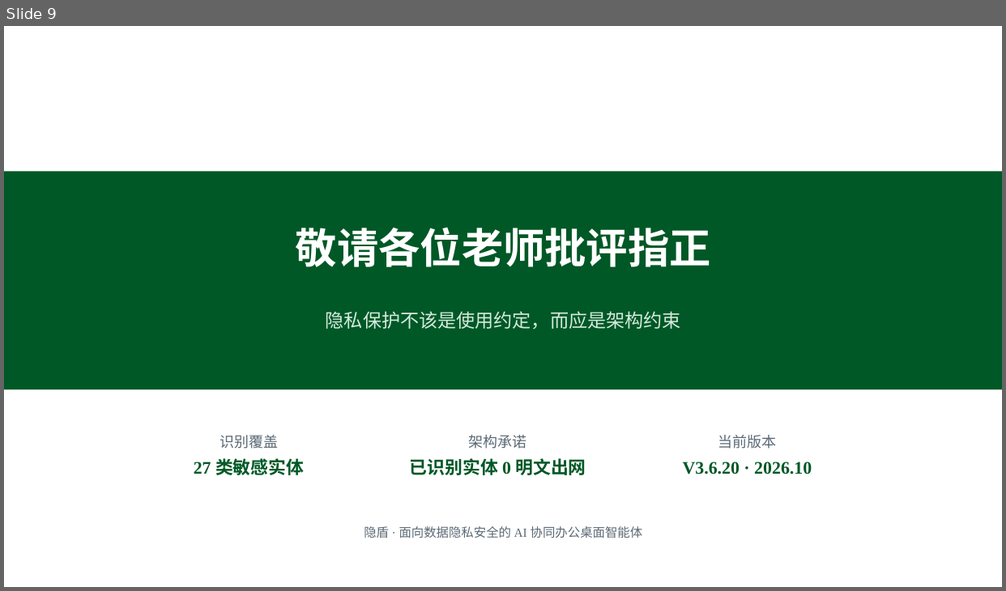
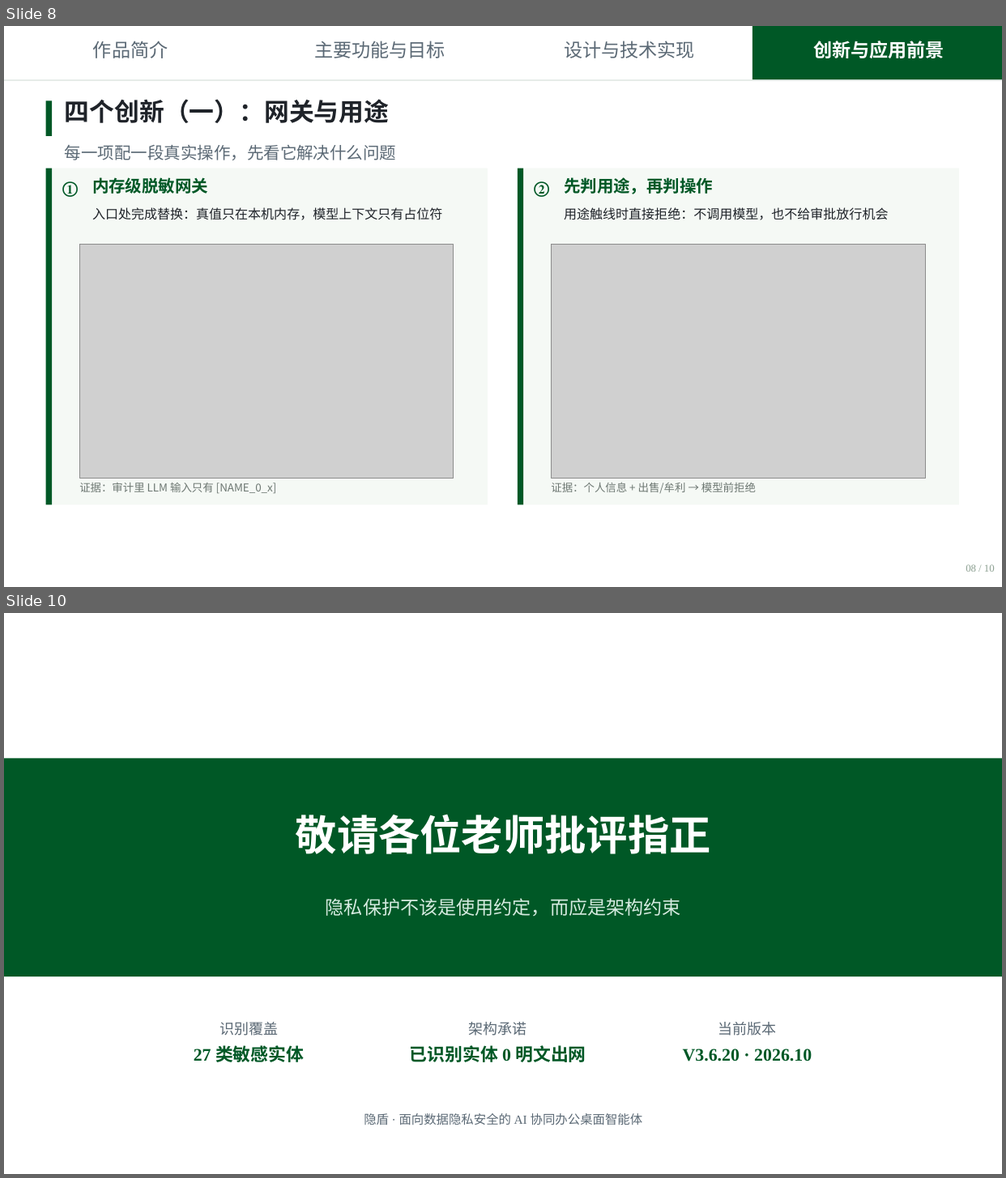
Before and after one commit to Andysun06/yindun-agent, a slide deck: 隐盾安全智能体汇报.pptx. Shown one above the other, each under a label of ours: slide 9 before the commit, slides 8 and 10 after it; the slides between them are not shown. The pictures are 1006x591 and 1006x1178 pixels, drawn with LibreOffice and Linux fonts; fonts in the diff are those of the drawing; grey boxes stand for pictures. Boxes give left, top, right and bottom in pixels: in the first picture for what was removed or moved away, otherwise in the second. Text is boxed around its words. In the diff, an @@ line names an element or a change of style, - is before the commit and + after.

Commit message:
正式答辩PPT：10页、创新拆两页并嵌入真实GIF；laya改为决策模型快速适配；补充创新特写录屏脚本

```diff
--- a/隐盾安全智能体汇报.pptx
+++ b/隐盾安全智能体汇报.pptx
@@ slide 8 added at box(4, 26, 1002, 587), background #FFFFFF @@
@@ text added at box(93, 41, 168, 58), 18 pt, text #5B6975 @@
+作品简介
@@ rectangle added at box(253, 26, 507, 80), fill #FFFFFF @@
@@ text added at box(314, 41, 445, 58), 18 pt, text #5B6975 @@
+主要功能与目标
@@ rectangle added at box(503, 26, 757, 80), fill #FFFFFF @@
@@ text added at box(564, 41, 695, 58), 18 pt, text #5B6975 @@
+设计与技术实现
@@ rectangle added at box(752, 26, 1002, 80), fill #005826 @@
@@ text added at box(813, 41, 944, 58), 18 pt, text #FFFFFF, bold @@
+创新与应用前景
@@ rectangle added at box(4, 80, 1002, 80), fill #D9E2DC @@
@@ rectangle added at box(46, 101, 52, 136), fill #005826 @@
@@ text added at box(65, 99, 389, 123), 24 pt, text #1F2329, bold @@
+四个创新（一）：网关与用途
@@ text added at box(65, 145, 397, 160), 16 pt, text #5B6975 @@
+每一项配一段真实操作，先看它解决什么问题
@@ rectangle added at box(46, 169, 488, 506), fill #F5F9F5 @@
@@ rectangle added at box(46, 169, 52, 506), fill #005826 @@
@@ rectangle added at box(518, 169, 959, 506), fill #F5F9F5 @@
@@ rectangle added at box(518, 169, 523, 506), fill #005826 @@
@@ text added at box(62, 182, 78, 197), 16 pt, text #005826, bold @@
+①
@@ text added at box(92, 177, 208, 194), 16 pt, text #005826, bold @@
+内存级脱敏网关
@@ text added at box(534, 182, 549, 197), 16 pt, text #005826, bold @@
+②
@@ text added at box(564, 177, 713, 194), 16 pt, text #005826, bold @@
+先判用途，再判操作
@@ text added at box(92, 207, 442, 220), 12.5 pt, text #1F2329 @@
+入口处完成替换：真值只在本机内存，模型上下文只有占位符
@@ text added at box(564, 207, 888, 220), 12.5 pt, text #1F2329 @@
+用途触线时直接拒绝：不调用模型，也不给审批放行机会
@@ picture added at box(79, 245, 454, 478) @@
@@ picture added at box(552, 245, 925, 478) @@
@@ text added at box(79, 483, 277, 493), 10.5 pt, text #6E7873 @@
+证据：审计里 LLM 输入只有 [NAME_0_x]
@@ text added at box(551, 482, 756, 493), 10.5 pt, text #6E7873 @@
+证据：个人信息 + 出售/牟利 → 模型前拒绝
@@ text added at box(965, 565, 995, 572), 10 pt, text #8CA091 @@
+08 / 10
@@ what was slide 9 is now slide 10 @@
```
Also in this commit, not shown: 6 slides changed, 1 other slide added, 1 slide removed, 9 other files.
